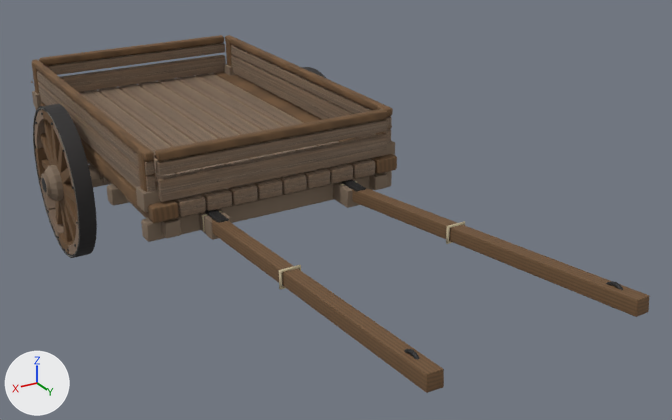
What one commit did to the glTF model Taierzhuang1938/Model/OxCart/Model_WoodenEvacCart.glb.
The view is the same before and after, from a 50 mm lens placed at (3.32, 8.13, 3.93), pointed at (-0.45, 1.84, 0.78). The axes (+X, +Y, +Z) are drawn at lower left. The lights are the same throughout. The first picture is the older version. Vertices at exactly the same position are counted once.

Objects in the first picture: 'CartBatch'.
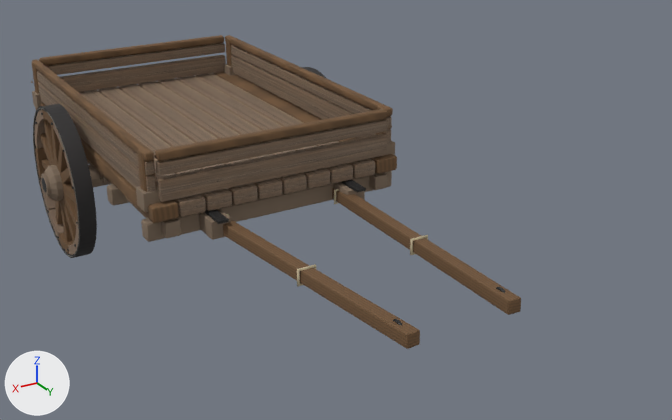
Changed parts and their boxes [x1, y1, x2, y2] in the pictures (672 x 420 px; the box of a moved part takes in the faces that stretch with it):
'CartBatch', reshaped (21% narrower, 12% shorter): before [31, 35, 649, 393]; after [31, 35, 521, 349]
part 1 of me_cartbatchmesh, moved or reshaped: before [352, 188, 649, 317]; after [332, 188, 521, 315]
part 2 of me_cartbatchmesh, moved or reshaped: before [211, 219, 444, 393]; after [223, 220, 420, 349]
part 3 of me_cartbatchmesh, moved or reshaped (not visible before): after [334, 189, 339, 204]
part 4 of me_cartbatchmesh, moved or reshaped: before [446, 221, 465, 244]; after [410, 235, 428, 255]
part 5 of me_cartbatchmesh, moved or reshaped: before [279, 265, 301, 290]; after [297, 264, 316, 286]
part 6 of me_cartbatchmesh, moved or reshaped: before [606, 281, 623, 308]; after [496, 287, 505, 293]
part 7 of me_cartbatchmesh, moved or reshaped (mostly hidden): before [404, 349, 420, 360]; after [393, 319, 402, 325]

Diff of the bpy script that builds the scene:
```diff
--- a/Taierzhuang1938/Model/OxCart/Model_WoodenEvacCart.glb.py
+++ b/Taierzhuang1938/Model/OxCart/Model_WoodenEvacCart.glb.py
@@ me_cartbatchmesh @@
 # used by ob_cartbatch; location = (0.0, 0.0, 0.0)
-me_cartbatchmesh.from_pydata(...)  # 5048 vertices, 9404 faces; spans x -1.5..1.5, y -1.75..4.89, z 0.0..1.54
+me_cartbatchmesh.from_pydata(...)  # 5048 vertices, 9404 faces; spans x -1.5..1.5, y -1.75..4.19, z 0.0..1.54
+# me_cartbatchmesh part 1: the loose piece of 24 vertices spanning x -0.83..-0.56, y 1.11..4.89, z 0.76..1.26 is multiplied about its middle by the matrix ((0.807, 0.09, 0.003), (-0.09, 0.806, 0.042), (0.002, -0.042, 0.811)), then moved by (0.19, -0.35, -0.12)
+# me_cartbatchmesh part 2: the loose piece of 24 vertices spanning x 0.56..0.83, y 1.11..4.89, z 0.76..1.26 is multiplied about its middle by the matrix ((0.807, -0.09, -0.003), (0.09, 0.806, 0.042), (-0.002, -0.042, 0.811)), then moved by (-0.19, -0.35, -0.12)
+# me_cartbatchmesh part 3: the loose piece of 30 vertices spanning x -0.73..-0.56, y 1.72..1.74, z 0.8..0.95 is moved by (0.07, 0.0, -0.03)
+# me_cartbatchmesh part 4: the loose piece of 30 vertices spanning x -0.79..-0.62, y 3.15..3.17, z 0.95..1.1 is moved by (0.22, -0.16, -0.11)
+# me_cartbatchmesh part 5: the loose piece of 30 vertices spanning x 0.61..0.78, y 3.15..3.17, z 0.95..1.1 is moved by (-0.22, -0.16, -0.11)
+# me_cartbatchmesh part 6: the loose piece of 100 vertices spanning x -0.78..-0.75, y 4.57..4.75, z 1.09..1.26 is scaled about its middle by (0.857, 0.812, 0.812), then moved by (0.35, -0.64, -0.22)
+# me_cartbatchmesh part 7: the loose piece of 100 vertices spanning x 0.75..0.78, y 4.57..4.75, z 1.09..1.26 is scaled about its middle by (0.857, 0.812, 0.812), then moved by (-0.35, -0.64, -0.22)
+# other edits to the shape of me_cartbatchmesh do not show in these pictures
 me_cartbatchmesh.materials.append(mat_wornwoodedges)
```
